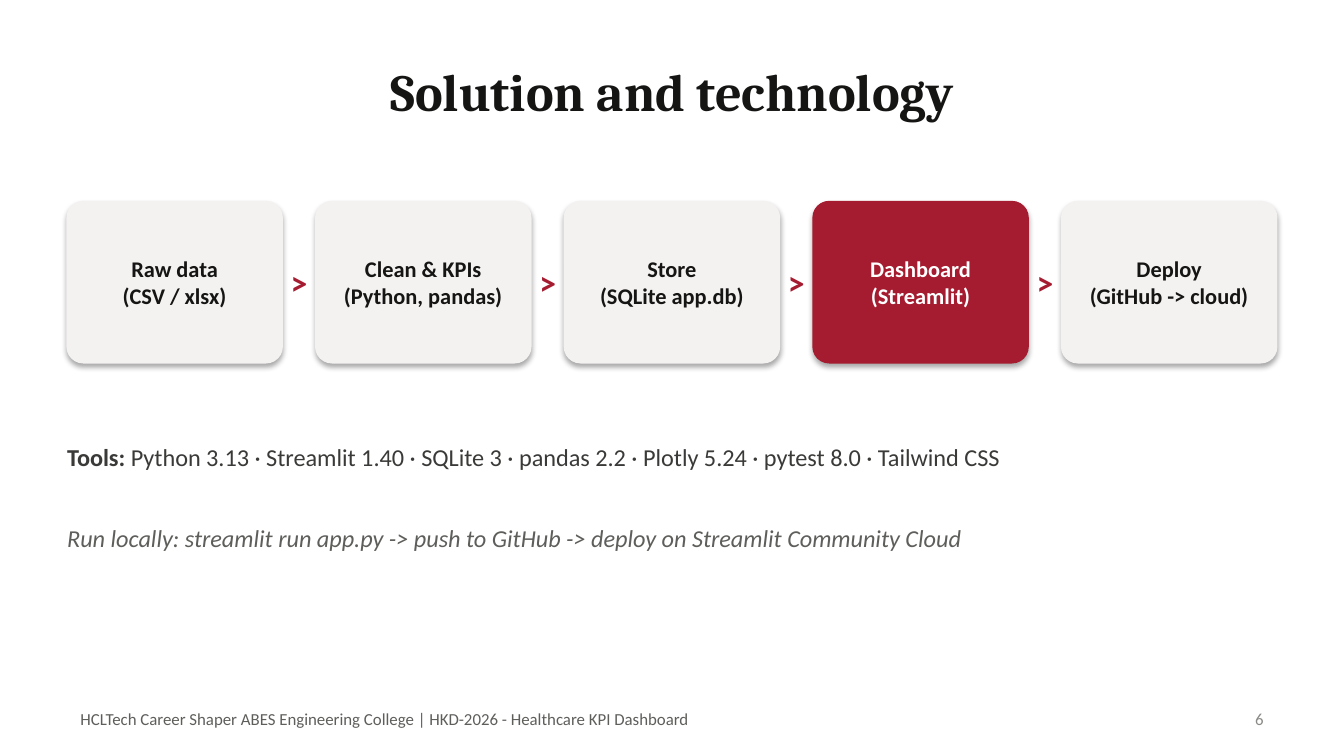
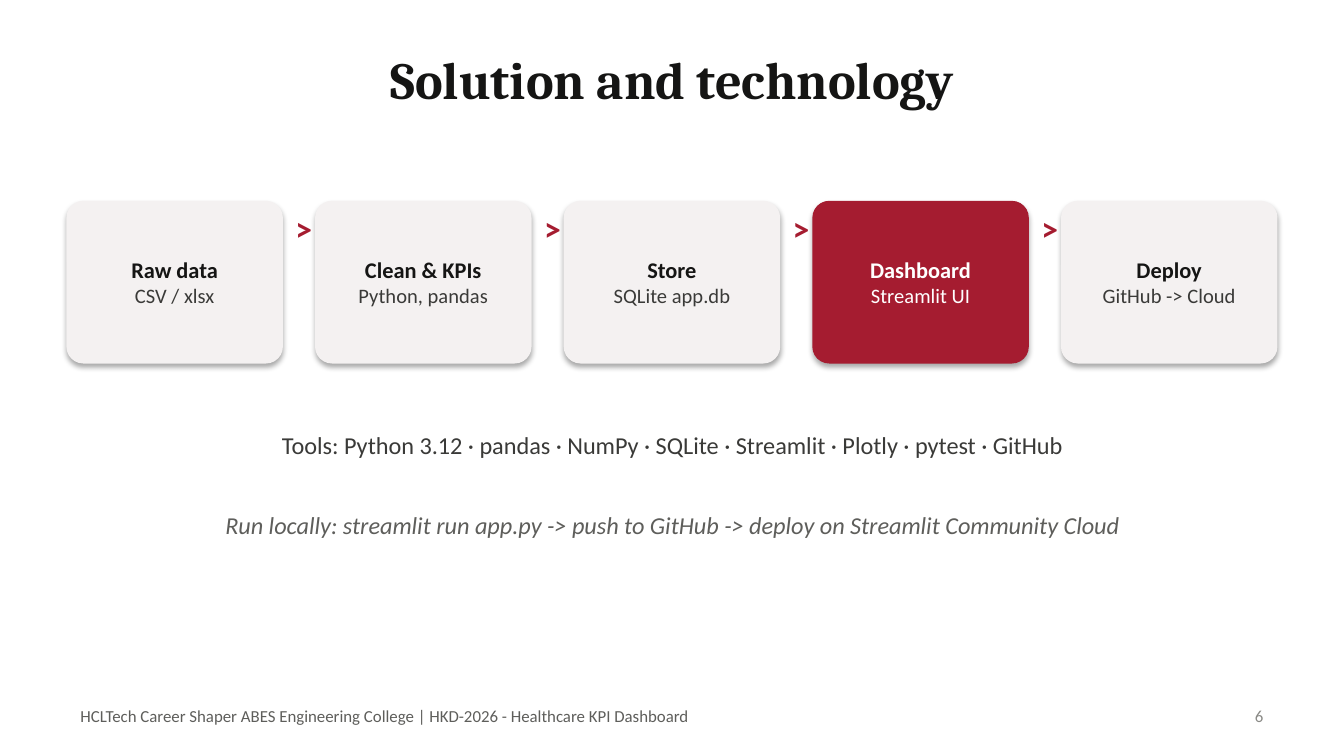
Before and after one commit to ayushpal1506/HclTraining, a slide deck: slide 6 of docs/HKD-2026_Presentation.pptx. Drawn at 1344x756 pixels with LibreOffice and Linux fonts; fonts in the diff are those of the drawing. Boxes give left, top, right and bottom in pixels: in the first picture for what was removed or moved away, otherwise in the second. Text is boxed around its words. In the diff, an @@ line names an element or a change of style, - is before the commit and + after.

Commit message:
fix(presentation): full-bleed slide shapes and complete high-resolution visual text rendering

```diff
--- a/docs/HKD-2026_Presentation.pptx
+++ b/docs/HKD-2026_Presentation.pptx
@@ rectangle added at [0, 0, 1344, 755], fill #FFFFFF @@
@@ vertical alignment middle to top in 8 elements at [1028, 202, 1062, 363], [80, 710, 688, 725], [1255, 710, 1264, 722], [780, 202, 813, 363], [390, 62, 954, 110], [282, 202, 316, 363], [282, 437, 1062, 458], [531, 202, 564, 363] @@
@@ text ">": place and size @@
-text ">" at [780, 202, 813, 363]
+text ">" at [531, 202, 564, 363]
@@ text ">": place and size @@
-text ">" at [531, 202, 564, 363]
+text ">" at [780, 202, 813, 363]
@@ text in rounded rectangle at [135, 288, 214, 303]: text changed; size 12 to 11 pt; text colour #151514 to #3A3A38; bold off @@
-(CSV / xlsx)
+CSV / xlsx
@@ text in rounded rectangle at [358, 288, 488, 307]: text changed; size 12 to 11 pt; text colour #151514 to #3A3A38; bold off @@
-(Python, pandas)
+Python, pandas
@@ text in rounded rectangle at [614, 288, 730, 307]: text changed; size 12 to 11 pt; text colour #151514 to #3A3A38; bold off @@
-(SQLite app.db)
+SQLite app.db
@@ text in rounded rectangle at [871, 288, 970, 303]: text changed; size 12 to 11 pt; bold off @@
-(Streamlit)
+Streamlit UI
@@ text in rounded rectangle at [1103, 288, 1235, 303]: text changed; size 12 to 11 pt; text colour #151514 to #3A3A38; bold off @@
-(GitHub -> cloud)
+GitHub -> Cloud
@@ text at [282, 437, 1062, 458]: text changed @@
-Tools: Python 3.13 · Streamlit 1.40 · SQLite 3 · pandas 2.2 · Plotly 5.24 · pytest 8.0 · Tailwind CSS
+Tools: Python 3.12 · pandas · NumPy · SQLite · Streamlit · Plotly · pytest · GitHub
@@ text "Run locally: streamlit run app.py ..." at [225, 517, 1120, 538]: alignment left to centre; vertical alignment middle to top @@
```
Also in this commit, not shown: 10 other slides changed, 15 other files.
